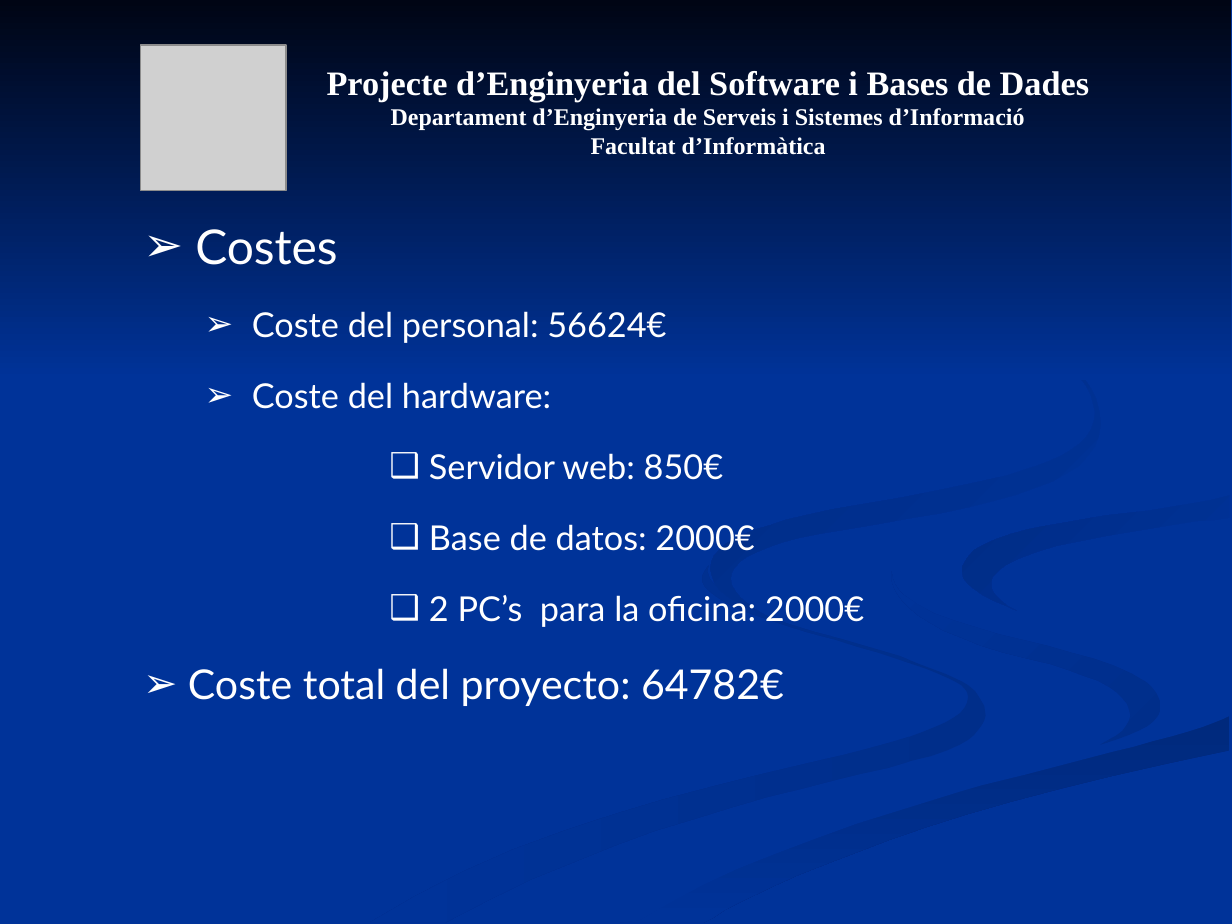
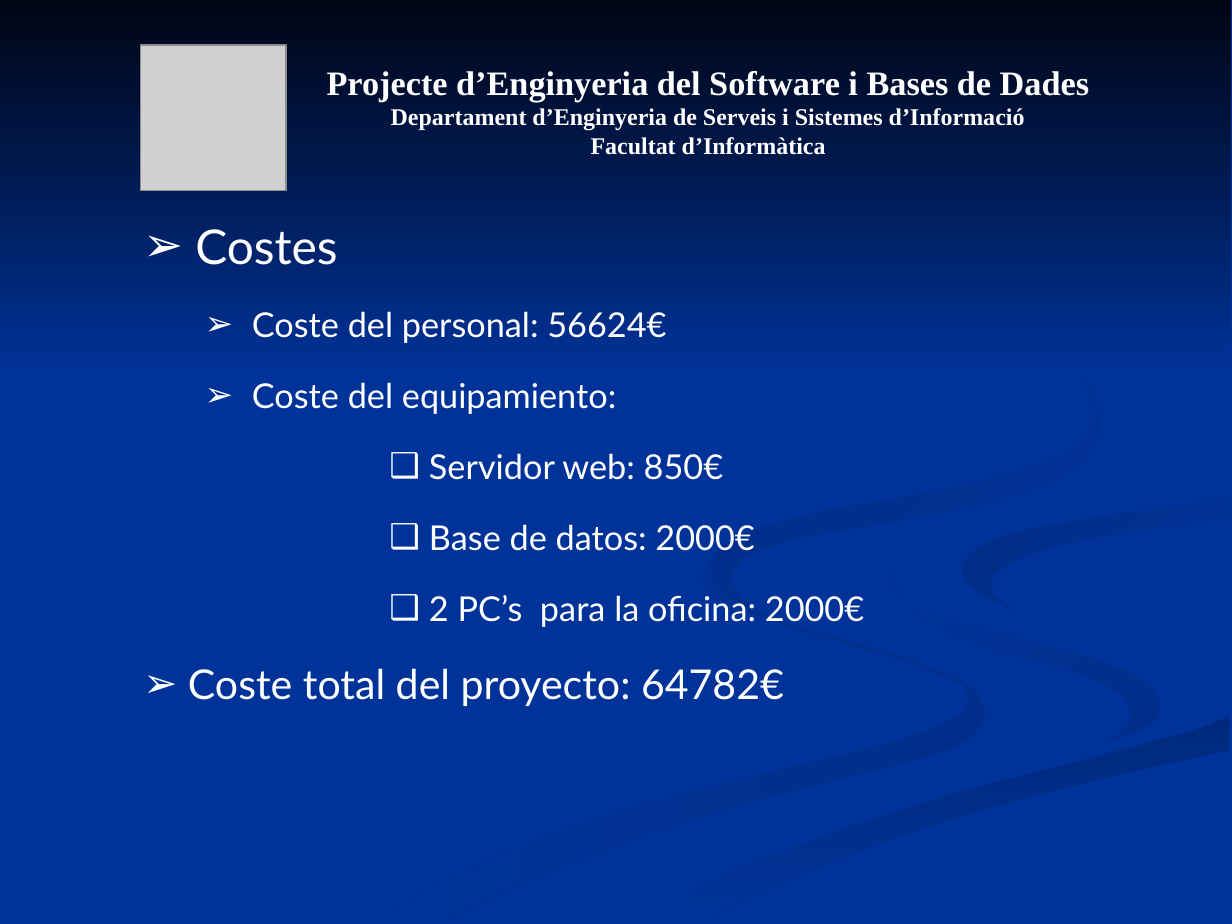
Before and after one commit to mvm9289/escfib, a slide deck: slide 12 of Docs/0910Q2-08-I-1-1.0-Presentacion.ppt. Drawn at 1232x924 pixels with LibreOffice and Linux fonts; fonts in the diff are those of the drawing; grey boxes stand for pictures. Boxes give left, top, right and bottom in pixels: in the first picture for what was removed or moved away, otherwise in the second. Text is boxed around its words. In the diff, an @@ line names an element or a change of style, - is before the commit and + after.

```diff
--- a/Docs/0910Q2-08-I-1-1.0-Presentacion.ppt
+++ b/Docs/0910Q2-08-I-1-1.0-Presentacion.ppt
@@ text at [252,382,616,414]: text changed @@
-  ➢ Coste del hardware:
+  ➢ Coste del equipamiento:
```
Also in this commit, not shown: 3 other slides changed.
